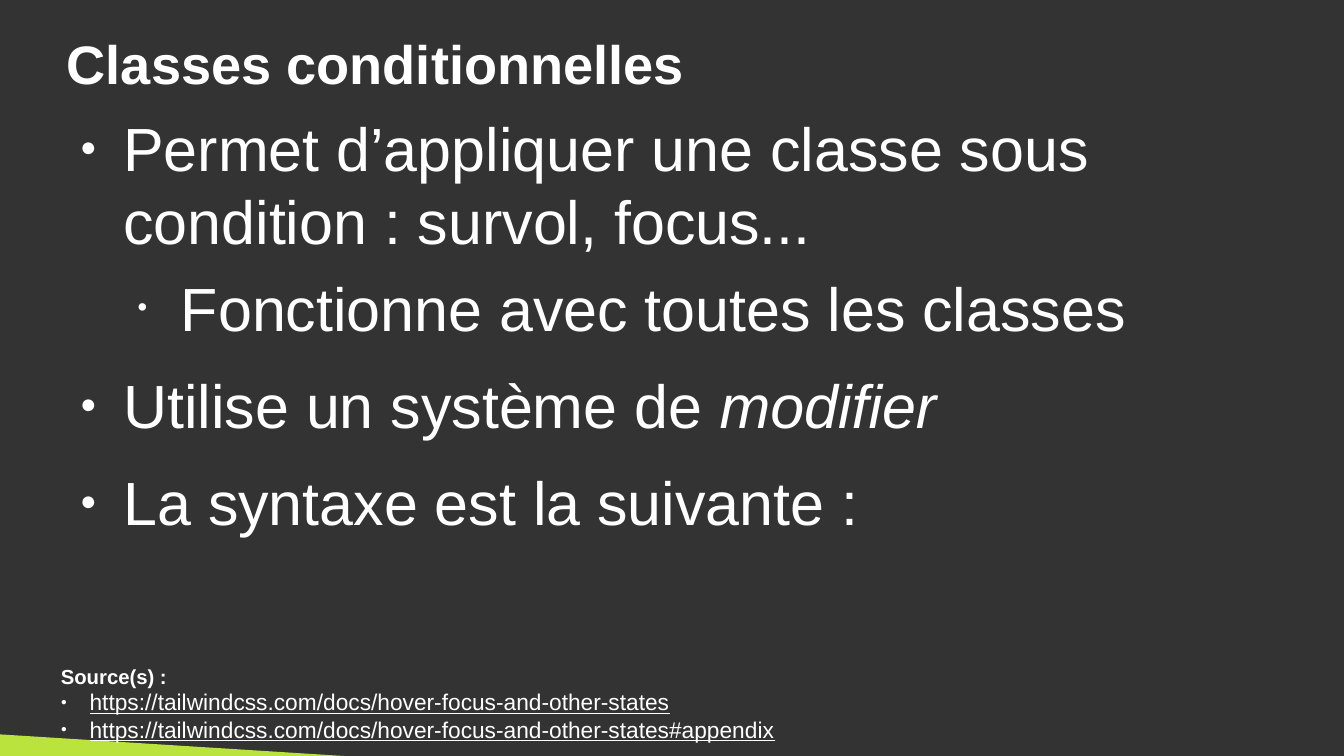
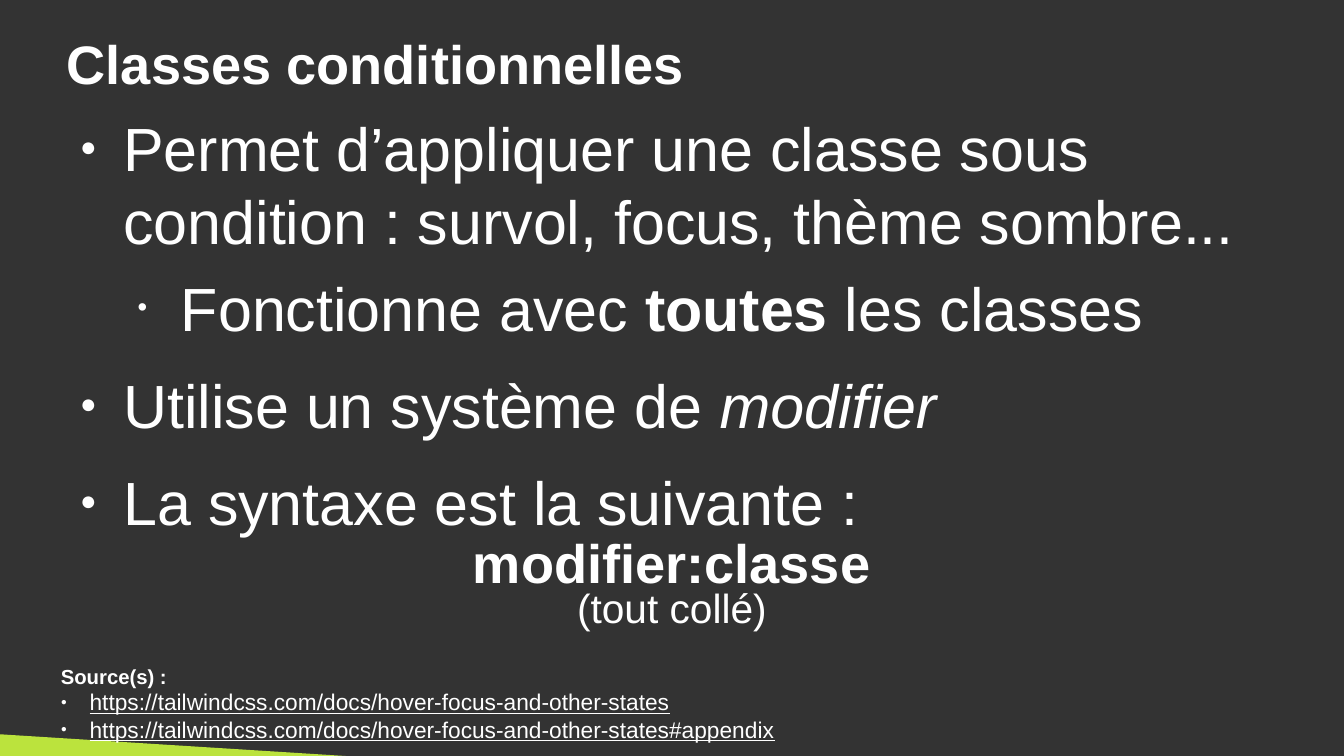
Before and after one commit to DanYellow/cours, a slide deck: slide 20 of integration-web-s2/travaux-pratiques/numero-4/presentation.odp. Drawn at 1344x756 pixels with LibreOffice and Linux fonts; fonts in the diff are those of the drawing. Boxes give left, top, right and bottom in pixels: in the first picture for what was removed or moved away, otherwise in the second. Text is boxed around its words. In the diff, an @@ line names an element or a change of style, - is before the commit and + after.

```diff
--- a/integration-web-s2/travaux-pratiques/numero-4/presentation.odp
+++ b/integration-web-s2/travaux-pratiques/numero-4/presentation.odp
@@ text at (123,127,1234,252): text changed @@
-● Permet d’appliquer une classe sous condition : survol, focus...
+● Permet d’appliquer une classe sous condition : survol, focus, thème sombre...
@@ text at (181,287,1143,332): bold on in "toutes" @@
@@ text added at (473,543,870,584), 32 pt, text #FFFFFF, bold @@
+modifier:classe
@@ text added at (577,593,767,631), 24 pt, text #FFFFFF @@
+(tout collé)
```
Also in this commit, not shown: 10 other slides changed, 1 other file.
